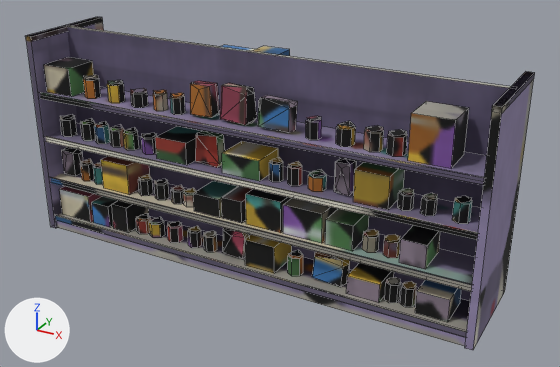
The FBX model Assets/_Project/Art/Models/Environment/Shelf_Aisle_4m.fbx, before and after one commit.
The view is the same before and after, from a 50 mm camera at (3.0, -5.11, 3.29) aimed at (0.19, 0.02, 0.73). The axes (+X, +Y, +Z) are drawn at lower left. The lights are the same throughout. The older version comes first. Mesh edges are drawn as thin lines. Where no turn or scale is listed for an object, it has been applied to the vertices.

Objects in the first picture: 'Shelf_Aisle_4m'.
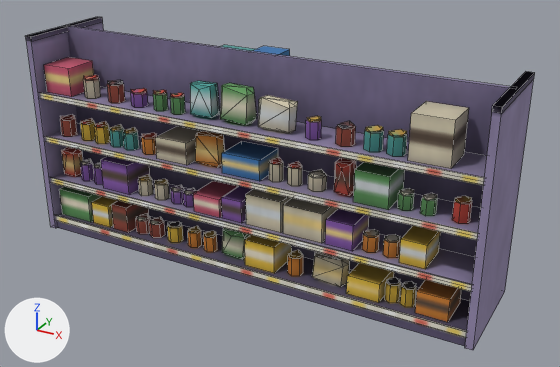
Location of each change, [x1, y1, x2, y2] in pixels of the pictures (560 x 367 px; the box of a moved part takes in the faces that stretch with it):
part 1 of me_shelf_aisle_4m, moved or reshaped: [336, 158, 356, 196] in both
part 2 of me_shelf_aisle_4m, surface changed: [26, 17, 533, 350] in both

Edits to the bpy script that builds the scene:
```text
Change me_shelf_aisle_4m:
    used by ob_shelf_aisle_4m; location = (0.0, 0.0, 0.0)
    verts and faces of me_shelf_aisle_4m; kept vertices keep their numbers, new ones are numbered from 1938
    before: 1634 (0.89, -0.26, 1.17) at pixel (345, 159), 1635 (0.89, -0.19, 0.95), 1636 (0.95, -0.2, 0.94), 1637 (0.95, -0.21, 1.16) at pixel (356, 160), 1638 (0.97, -0.26, 0.95) at pixel (354, 189)
    before: 1640 (0.95, -0.31, 0.92) at pixel (349, 195), 1641 (0.94, -0.31, 1.16) at pixel (350, 164), 1644 (0.82, -0.31, 1.16) at pixel (335, 161), 1646 (0.82, -0.21, 0.92), 1647 (0.83, -0.21, 1.16)
    remove me_shelf_aisle_4m.from_pydata(...)  # 1938 vertices, 1462 faces; spans x -2.0..2.0, y -0.45..0.45, z 0.0..1.8
    add me_shelf_aisle_4m.from_pydata(...)  # 1938 vertices, 1461 faces; spans x -2.0..2.0, y -0.45..0.45, z 0.0..1.8
    me_shelf_aisle_4m part 1
    add delete_vertices([1634, 1637])  # with the faces that use them
    add delete_faces([(1635, 1646, 1647)])
    add verts[1647] = (0.83, -0.21, 1.16)  # moved, pixel (341, 157)
    add verts[1939] = (0.95, -0.26, 1.17)  # pixel (353, 161)
    add verts[1940] = (0.94, -0.21, 1.16)  # pixel (355, 160)
    add faces += [(1635, 1940, 1636), (1641, 1939, 1644), (1644, 1939, 1647), (1647, 1939, 1940), (1638, 1939, 1641, 1640), (1636, 1940, 1939, 1638)]
    add faces += [(1635, 1646, 1647, 1940)]
    me_shelf_aisle_4m part 2: 1430 kept faces spanning x -2.0..2.0, y -0.45..0.45, z 0.0..1.8 get new texture (UV) coordinates
    other edits to the shape of me_shelf_aisle_4m do not show in these pictures
```
